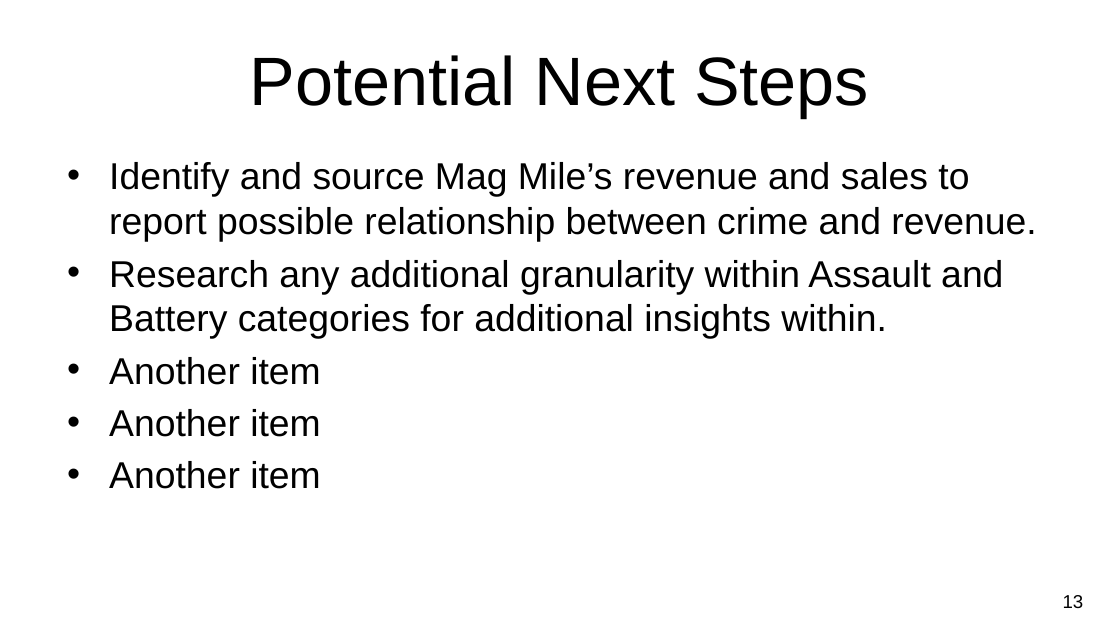
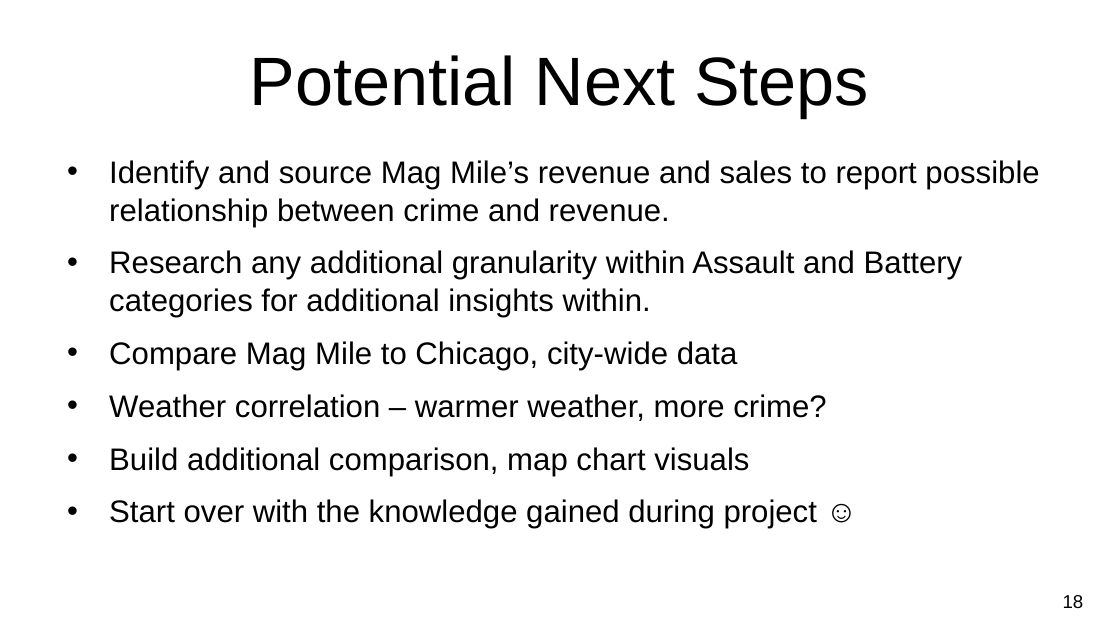
Before and after one commit to MasonMcCoy/Chicago_Crime, a slide deck: slide 19 of NU-Project1_ChicagoMagMile_Crime.pptx (slide 14 before the commit). Drawn at 1120x630 pixels with LibreOffice and Linux fonts; fonts in the diff are those of the drawing; background and template pictures are left out. Boxes give left, top, right and bottom in pixels: in the first picture for what was removed or moved away, otherwise in the second. Text is boxed around its words. In the diff, an @@ line names an element or a change of style, - is before the commit and + after.

```diff
--- a/NU-Project1_ChicagoMagMile_Crime.pptx
+++ b/NU-Project1_ChicagoMagMile_Crime.pptx
@@ text at [109,160,1039,317]: size 24 to 20 pt in "Identify and source Mag Mile’s revenue and ...", "Research any additional granularity within Assault and ..."; more space between paragraphs @@
@@ text at [109,341,826,529]: text changed; size 24 to 20 pt @@
-• Another item
-• Another item
-• Another item
+• Compare Mag Mile to Chicago, city-wide data
+• Weather correlation – warmer weather, more crime?
+• Build additional comparison, map chart visuals
+• Start over with the knowledge gained during project ☺
@@ page number at [1063,595,1084,608]: text changed @@
-13
+18
```
Also in this commit, not shown: 5 other slides changed, 12 slides added, 6 slides removed, 8 other files.
